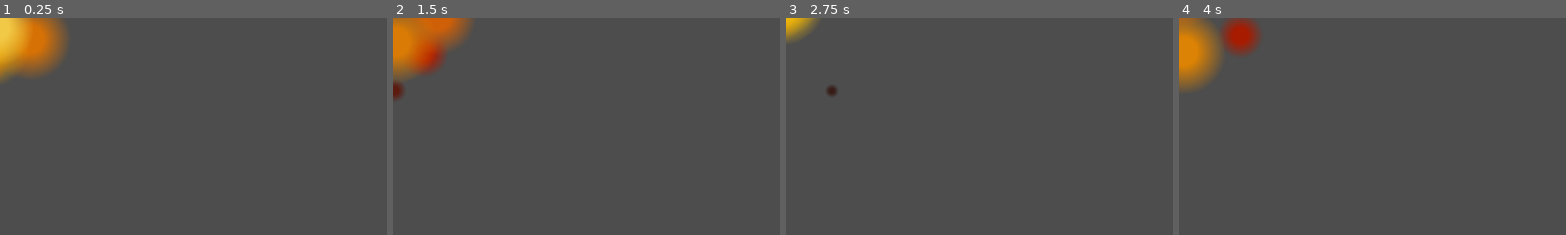
Above: before the commit, frames 1-4 (left to right).
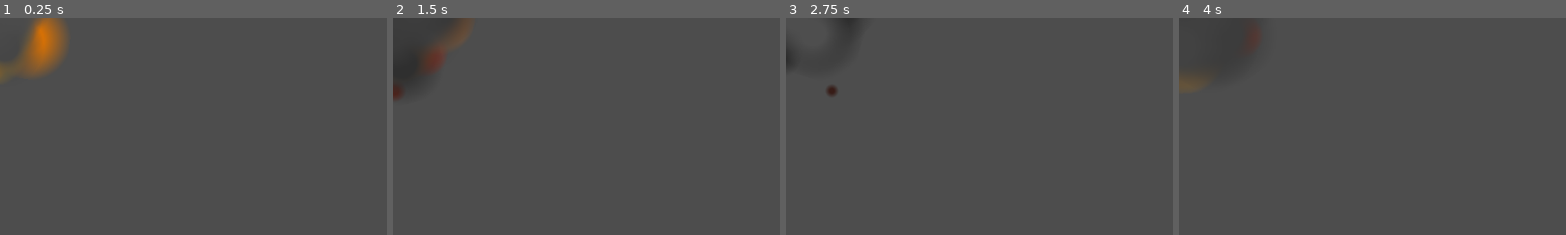
Above: after the commit, the same moments.

Repository: BlurryGames/VFXSecrets
Game: Godot game, scene res://05Explosions/DesigningTheMainExplosion/designing_the_main_explosion.tscn
The game is run twice, just before and just after one commit, with the same random seed, the same clock (stepped at 60 frames per second) and the same inputs. The project has no main scene, so this scene is started directly.
Inputs:
- Up to frame 1 (0.25 s): no input
- Up to frame 2 (1.5 s): tap Enter (ui_accept) at 0.5, 0.77 s
- Up to frame 3 (2.75 s): tap Enter (ui_accept) at 1.52 s
- Up to frame 4 (4 s): tap Enter (ui_accept) at 3.02, 3.77 s
The pictures show only the part of the screen within x 0-50%, y 0-50%; the shares and areas given below are measured in that part.

The runs differ from the first frame. In frame 1, 2.4% of the frame differs, in the area x 0-12%, y 0-27%; in frame 2, 4.2%; in frame 3, 0.8%; in frame 4, 4.6%, in the area x 0-21%, y 0-32%.

Commit message:
Section5: Explosions / Lesson4: Adding a dark cloud of smoke

Diff:
--- a/05Explosions/DesigningTheMainExplosion/designing_the_main_explosion.tscn
+++ b/05Explosions/DesigningTheMainExplosion/designing_the_main_explosion.tscn
@@ -25,6 +25,39 @@
 scale_curve = SubResource("CurveTexture_s6kac")
 color_ramp = ExtResource("1_otcr2")
 
+[sub_resource type="Gradient" id="Gradient_y0fsx"]
+offsets = PackedFloat32Array(0.15, 1)
+colors = PackedColorArray(0.306923, 0.306923, 0.306923, 1, 0.125911, 0.125911, 0.125911, 1)
+
+[sub_resource type="GradientTexture1D" id="GradientTexture1D_noe1r"]
+gradient = SubResource("Gradient_y0fsx")
+
+[sub_resource type="Curve" id="Curve_glt1o"]
+_data = [Vector2(0, 0.505494), 0.0, 1.86335, 0, 0, Vector2(0.7, 0.912088), 0.0, 0.0, 0, 0, Vector2(1, 0.505494), 0.0, 0.0, 0, 0]
+point_count = 3
+
+[sub_resource type="CurveTexture" id="CurveTexture_skudl"]
+curve = SubResource("Curve_glt1o")
+
+[sub_resource type="ParticleProcessMaterial" id="ParticleProcessMaterial_p7out"]
+particle_flag_disable_z = true
+emission_shape = 1
+emission_sphere_radius = 40.0
+angle_min = 1.07288e-05
+angle_max = 360.0
+spread = 180.0
+initial_velocity_min = 32.0
+initial_velocity_max = 80.0
+angular_velocity_min = 40.0
+angular_velocity_max = 40.0
+gravity = Vector3(0, 0, 0)
+damping_min = 20.0
+damping_max = 40.0
+scale_min = 1.3
+scale_max = 2.6
+scale_curve = SubResource("CurveTexture_skudl")
+color_ramp = SubResource("GradientTexture1D_noe1r")
+
 [node name="DesigningTheMainExplosion" type="Node"]
 
 [node name="FireBallParticles2D" type="GPUParticles2D" parent="."]
@@ -33,3 +66,11 @@
 lifetime = 0.5
 explosiveness = 0.3
 randomness = 1.0
+
+[node name="FireBurstParticles2D" type="GPUParticles2D" parent="."]
+amount = 16
+process_material = SubResource("ParticleProcessMaterial_p7out")
+texture = ExtResource("1_lvb5d")
+lifetime = 3.0
+preprocess = 0.6
+explosiveness = 0.6
Not shown: 1 places in 05Explosions/DesigningTheMainExplosion/designing_the_main_explosion.tscn that only renumber resources
